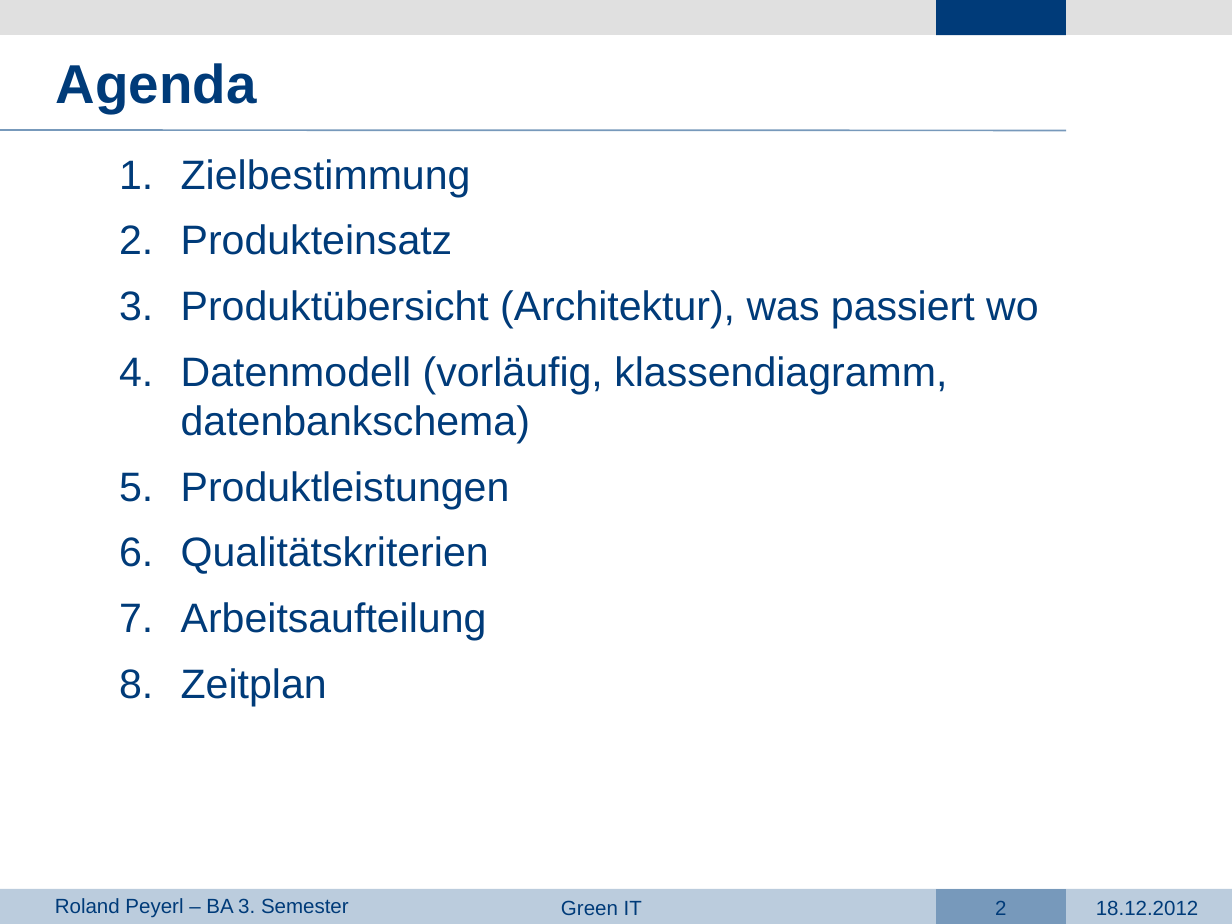
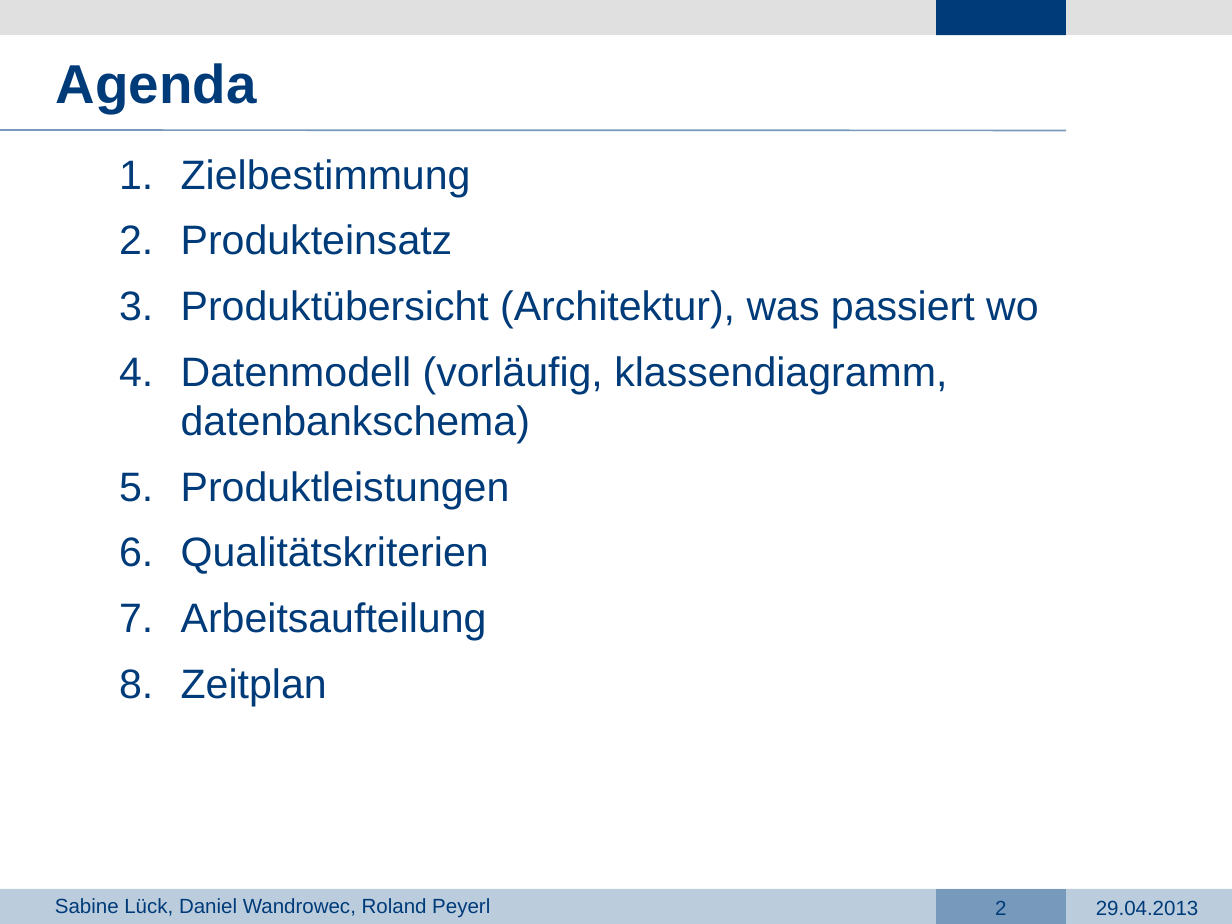
Before and after one commit to dark-saron/PRG4, a slide deck: slide 2 of Präsentation PRG4.pptx. Drawn at 1232x924 pixels with LibreOffice and Linux fonts; fonts in the diff are those of the drawing; background and template pictures are left out. Boxes give left, top, right and bottom in pixels: in the first picture for what was removed or moved away, otherwise in the second. Text is boxed around its words. In the diff, an @@ line names an element or a change of style, - is before the commit and + after.

```diff
--- a/Präsentation PRG4.pptx
+++ b/Präsentation PRG4.pptx
@@ text at (55,898,490,918): text changed @@
-Roland Peyerl – BA 3. Semester
+Sabine Lück, Daniel Wandrowec, Roland Peyerl
@@ text removed at (561,900,642,915) @@
-Green IT
@@ text at (1096,900,1199,915): text changed @@
-18.12.2012
+29.04.2013
```
Also in this commit, not shown: 1 other slide changed, 1 slide added, 2 other files.
